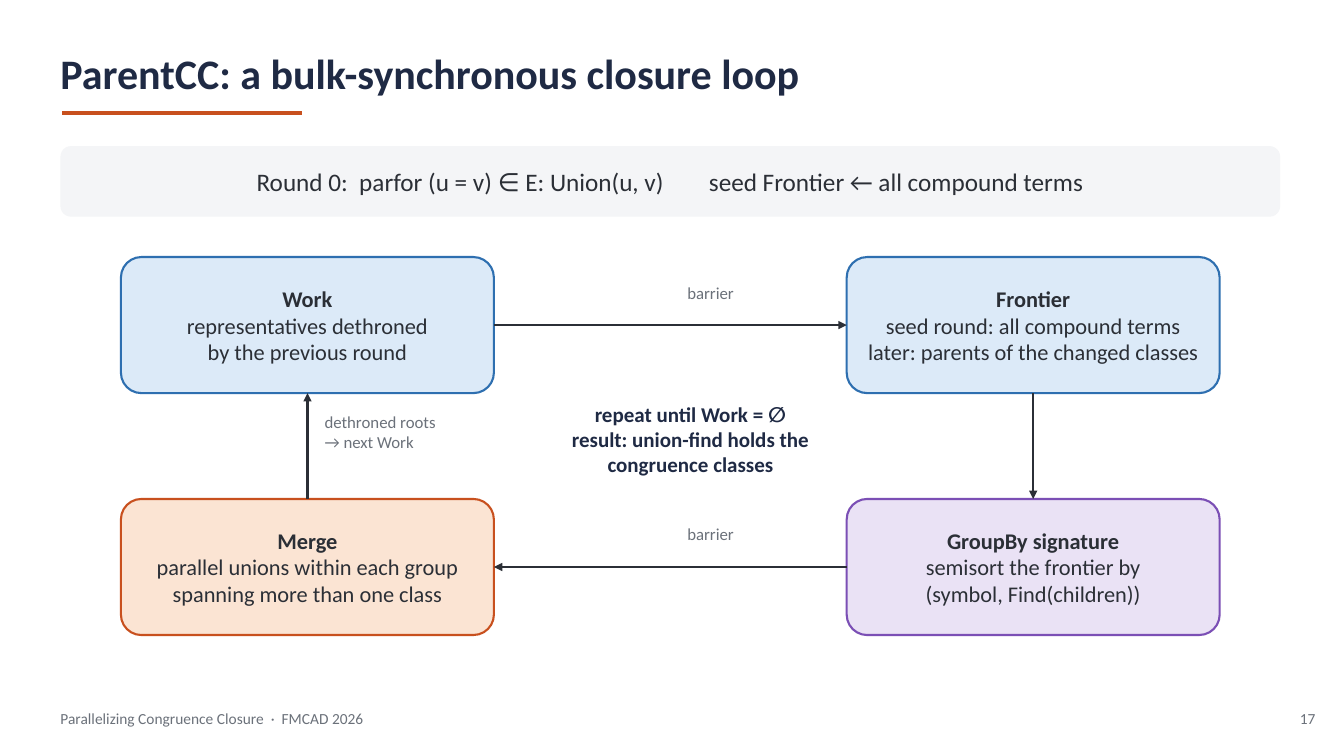
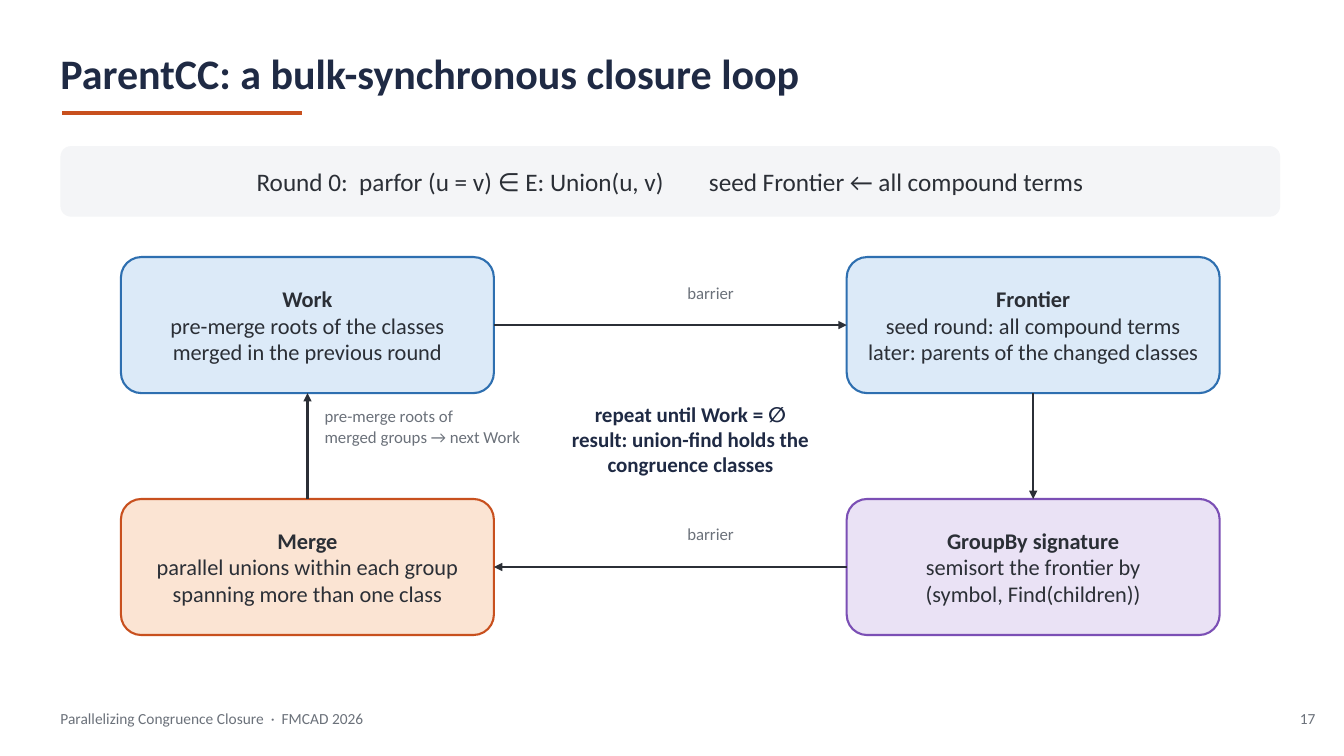
Before and after one commit to amarshah1/parallelcc-paper, a slide deck: slide 17 of slides/parallelcc-part1.pptx. Drawn at 1344x756 pixels with LibreOffice and Linux fonts; fonts in the diff are those of the drawing. Boxes give left, top, right and bottom in pixels: in the first picture for what was removed or moved away, otherwise in the second. Text is boxed around its words. In the diff, an @@ line names an element or a change of style, - is before the commit and + after.

```diff
--- a/slides/parallelcc-part1.pptx
+++ b/slides/parallelcc-part1.pptx
@@ text in rounded rectangle at [170,318,445,364]: text changed @@
-representatives dethroned
-by the previous round
+pre-merge roots of the classes
+merged in the previous round
@@ text at [325,410,520,446]: text changed @@
-dethroned roots
-→ next Work
+pre-merge roots of
+merged groups → next Work
```
Also in this commit, not shown: 5 other slides changed, 2 other files.
